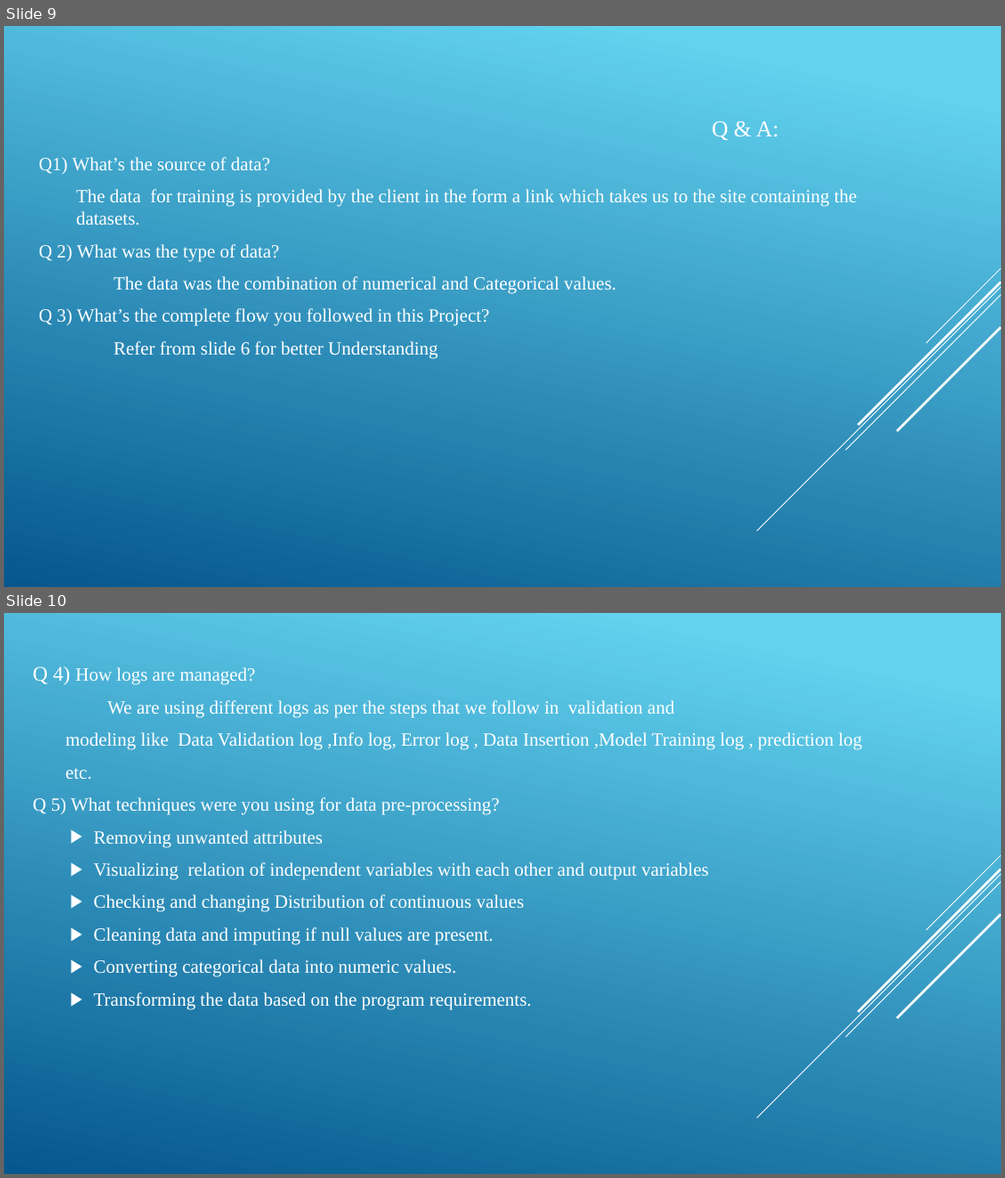
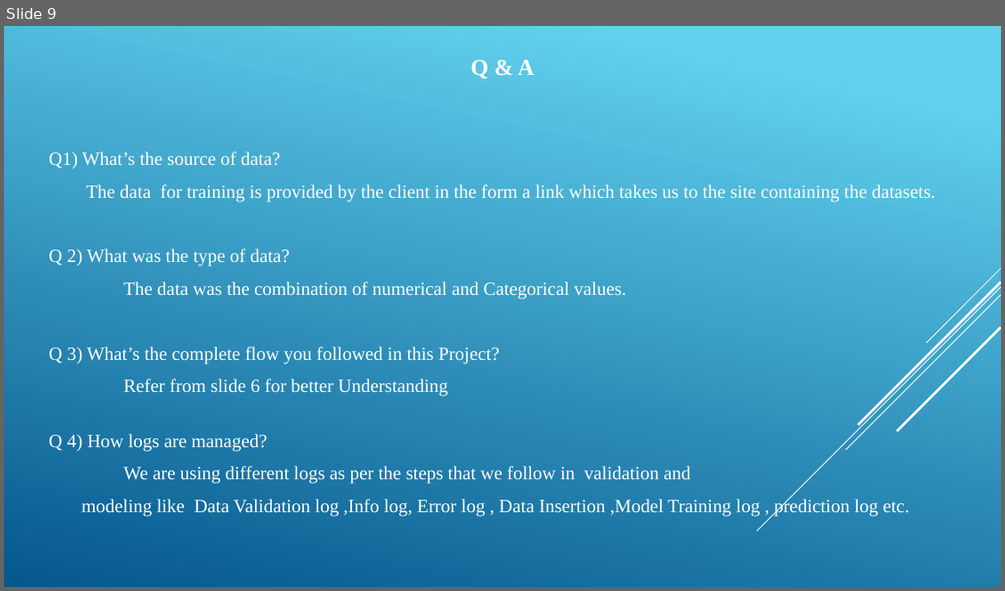
Before and after one commit to ashokkumars01/Stores-Sales-Prediction, a slide deck: Docs/DPR_Store_Sales_Prediction.pptx. Shown one above the other, each under a label of ours: slides 9 and 10 before the commit, slide 9 after it. The pictures are 1005x1178 and 1005x591 pixels, drawn with LibreOffice and Linux fonts; fonts in the diff are those of the drawing. Boxes give left, top, right and bottom in pixels: in the first picture for what was removed or moved away, otherwise in the second. Text is boxed around its words. In the diff, an @@ line names an element or a change of style, - is before the commit and + after.

```diff
--- a/Docs/DPR_Store_Sales_Prediction.pptx
+++ b/Docs/DPR_Store_Sales_Prediction.pptx
@@ slide 10 removed at (4, 613, 1001, 1174), background gradient #62D2EF to #05578D; not listed: 5 template elements that a slide beside it also shows @@
@@ text removed at (32, 666, 862, 1009) @@
-Q 4) How logs are managed?
-We are using different logs as per the steps that we follow in validation and
-modeling like Data Validation log ,Info log, Error log , Data Insertion ,Model Training log , prediction log
-etc.
-Q 5) What techniques were you using for data pre-processing?
-  ▶ Removing unwanted attributes
-  ▶ Visualizing relation of independent variables with each other and output variables
-  ▶ Checking and changing Distribution of continuous values
-  ▶ Cleaning data and imputing if null values are present.
-  ▶ Converting categorical data into numeric values.
-  ▶ Transforming the data based on the program requirements.
@@ slide 9 changed as well @@
@@ text "Q & A": place and size @@
-text "Q & A" at (39, 121, 858, 359)
+text "Q & A" at (48, 60, 936, 516)
@@ text "Q & A" at (48, 60, 936, 516): vertical alignment middle to top @@
@@ text at (470, 60, 534, 79): text changed; bold on @@
-Q & A:
+Q & A
@@ text at (48, 151, 936, 396): indent changed; less space between paragraphs @@
@@ text at (48, 434, 909, 516): paragraphs added @@
+Q 4) How logs are managed?
+We are using different logs as per the steps that we follow in validation and
+modeling like Data Validation log ,Info log, Error log , Data Insertion ,Model Training log , prediction log etc.
```
Also in this commit, not shown: 11 other slides changed, 1 other file.
